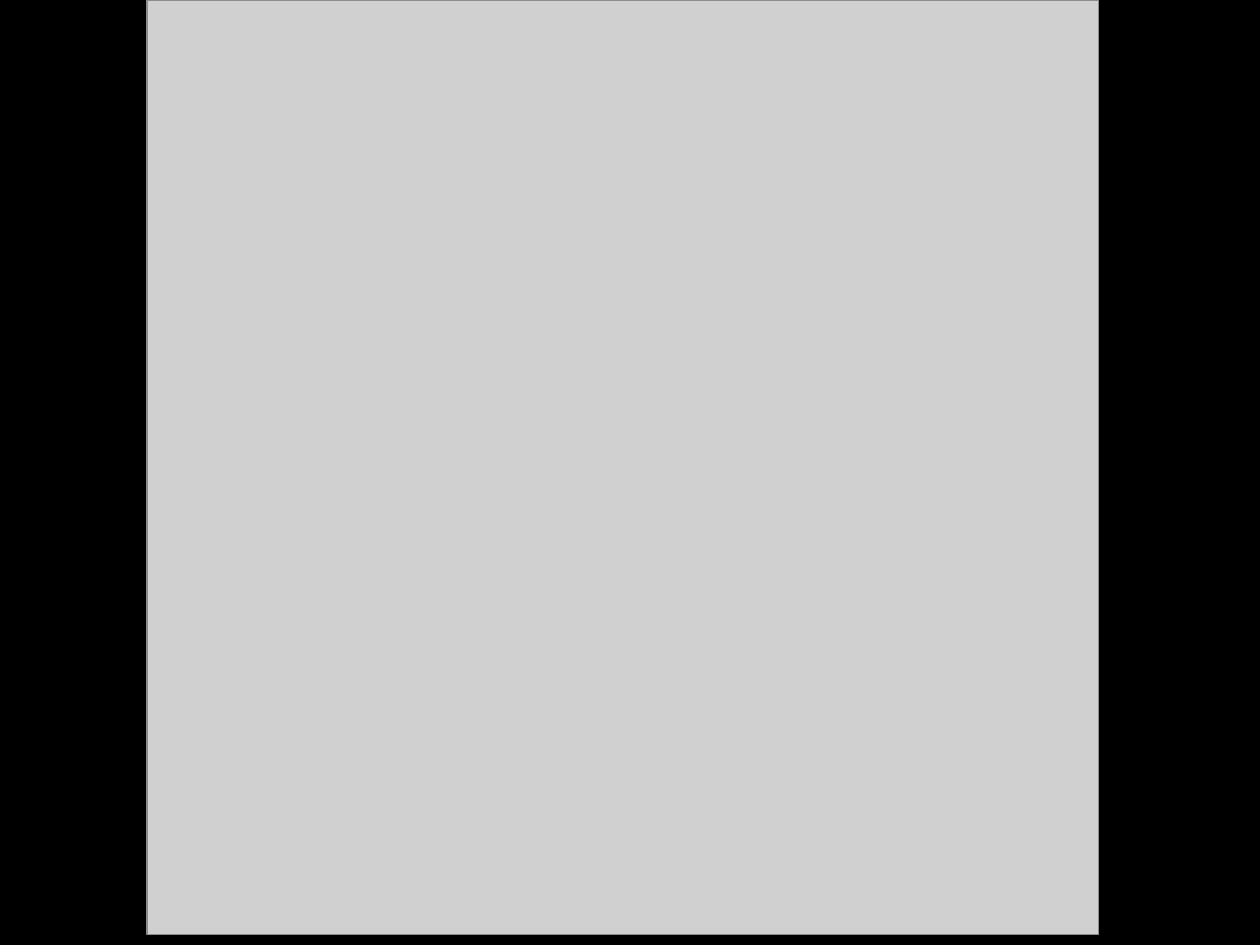
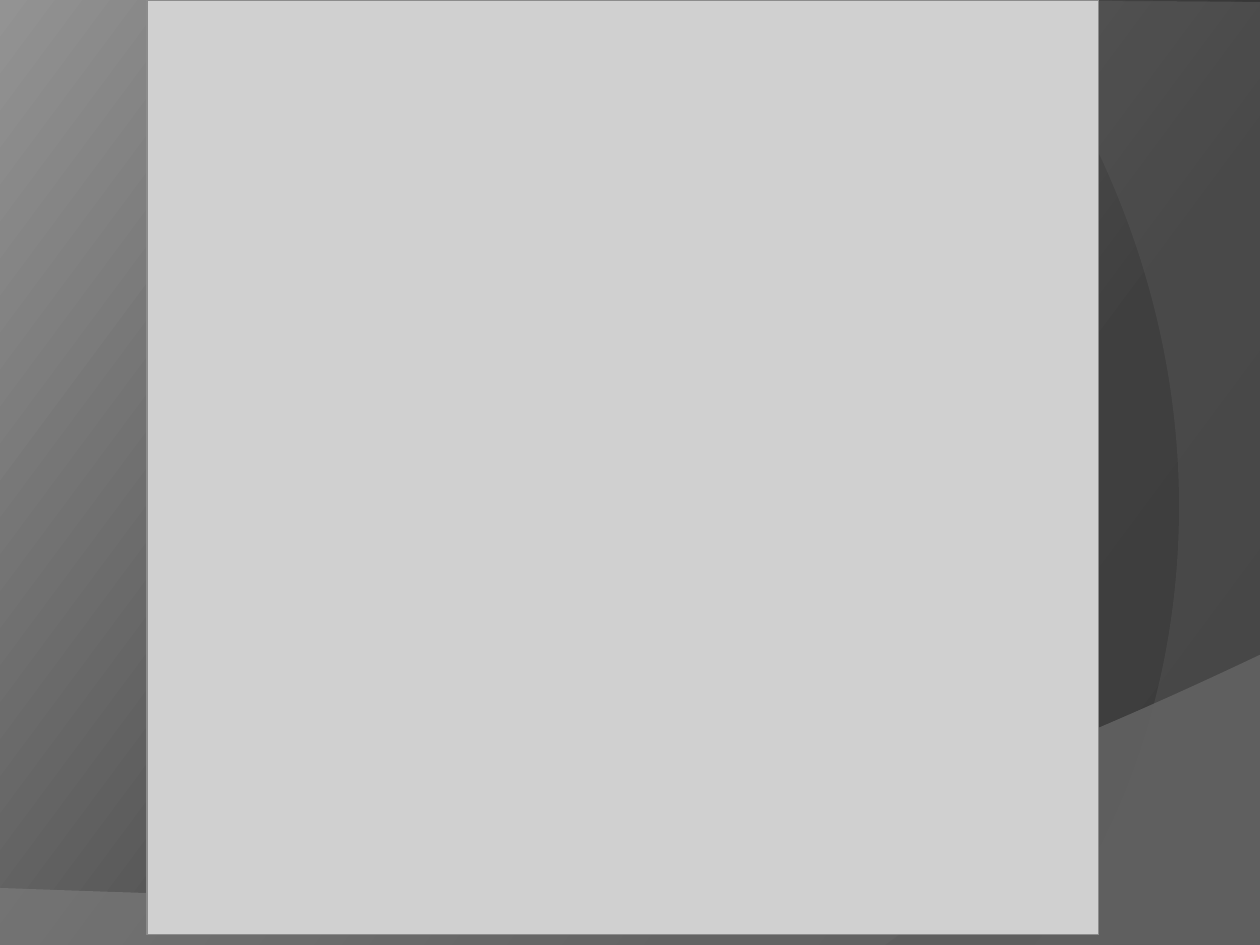
Before and after one commit to AleksandrRozenman/Comp467Project, a slide deck: slide 25 of A2ImageCleaning.pptx (slide 27 before the commit). Drawn at 1260x945 pixels with LibreOffice and Linux fonts; fonts in the diff are those of the drawing; grey boxes stand for pictures. Boxes give left, top, right and bottom in pixels: in the first picture for what was removed or moved away, otherwise in the second. Text is boxed around its words. In the diff, an @@ line names an element or a change of style, - is before the commit and + after.

Commit message:
Updated presentation.

```diff
--- a/A2ImageCleaning.pptx
+++ b/A2ImageCleaning.pptx
@@ background #000000 to gradient #272727 to #2F2F2F to #939393 @@
@@ freeform shape added at [842,0,1260,945], fill #595959 at 40% opacity @@
@@ freeform shape added at [1008,0,1260,945], fill #595959 at 40% opacity @@
@@ freeform shape added at [0,655,1260,945], fill #7B7B7B at 45% opacity @@
@@ freeform shape added at [0,655,1260,945], fill #7B7B7B at 45% opacity @@
```
Also in this commit, not shown: 15 other slides changed, 12 slides added, 14 slides removed, 1 other file.
